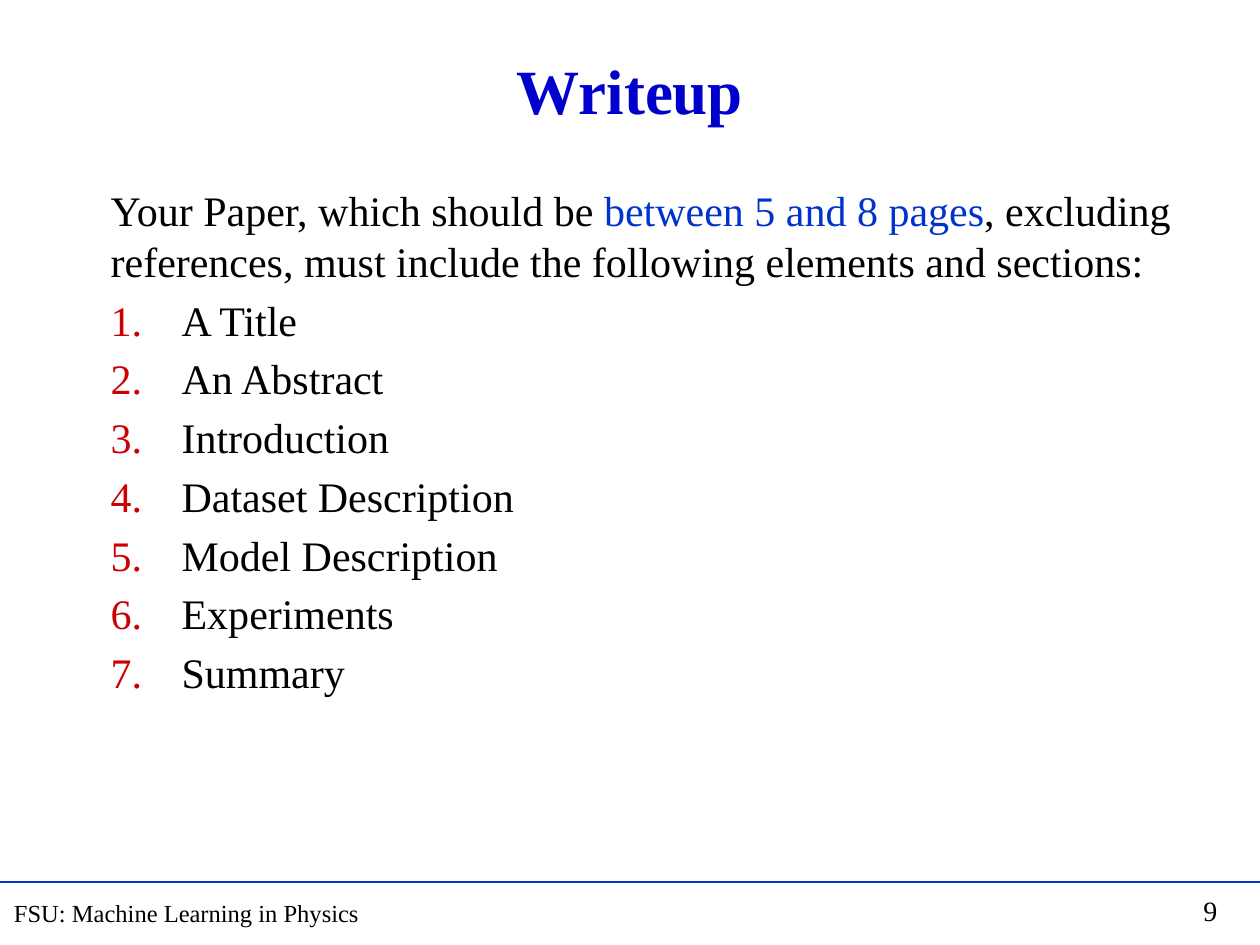
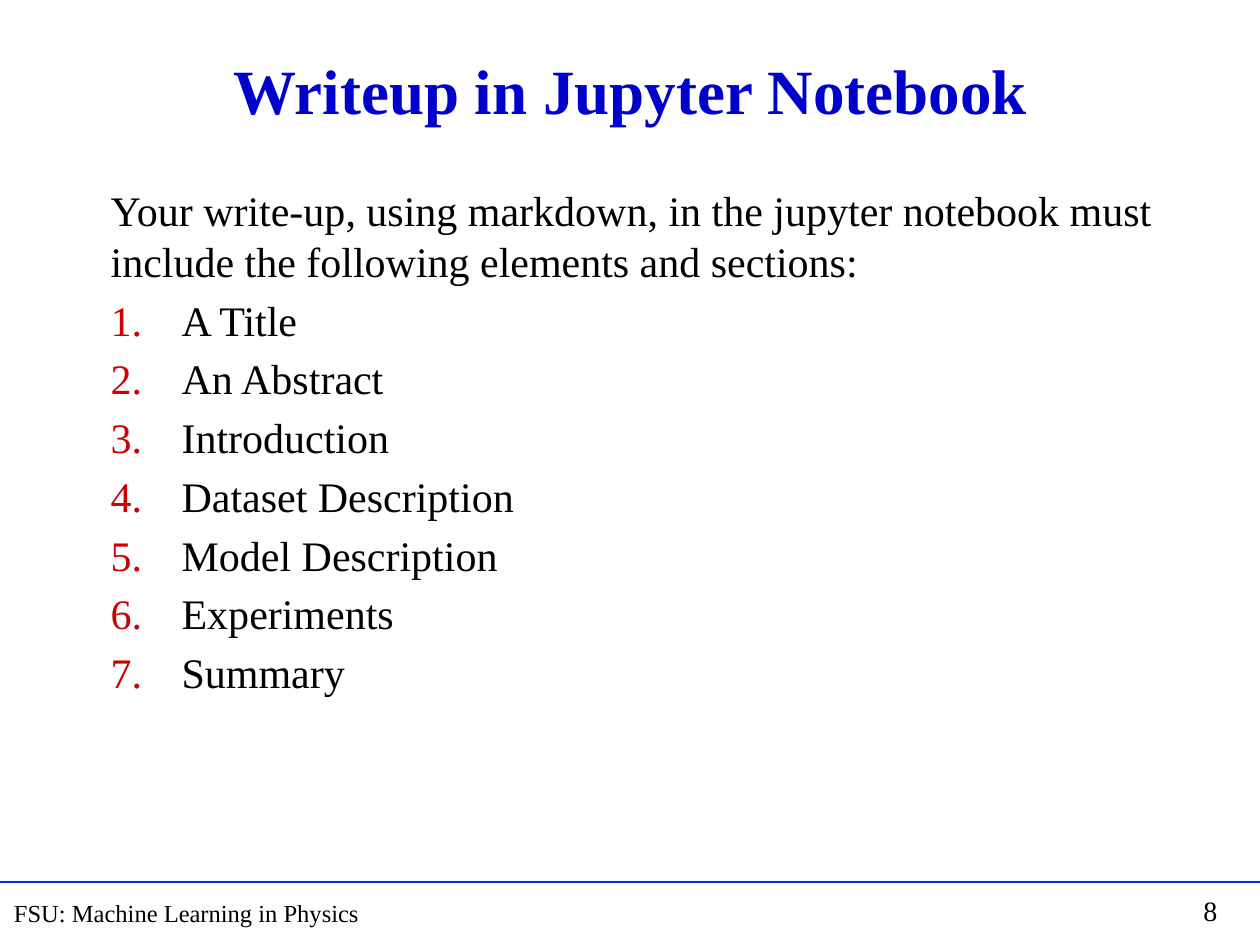
Before and after one commit to hbprosper/mlinphysics, a slide deck: slide 8 of Lectures/Projects/Projects.pptx (slide 9 before the commit). Drawn at 1260x945 pixels with LibreOffice and Linux fonts; fonts in the diff are those of the drawing. Boxes give left, top, right and bottom in pixels: in the first picture for what was removed or moved away, otherwise in the second. Text is boxed around its words. In the diff, an @@ line names an element or a change of style, - is before the commit and + after.

Commit message:
add dataset download code to notebooks

```diff
--- a/Lectures/Projects/Projects.pptx
+++ b/Lectures/Projects/Projects.pptx
@@ title at (233,70,1027,126): text changed @@
-Writeup
+Writeup in Jupyter Notebook
@@ text at (111,197,1152,286): text changed @@
-Your Paper, which should be between 5 and 8 pages, excluding references, must include the following elements and sections:
+Your write-up, using markdown, in the jupyter notebook must include the following elements and sections:
@@ page number at (1203,902,1217,922): text changed @@
-9
+8
```
Also in this commit, not shown: 4 other slides changed, 1 slide added, 1 slide removed, 6 other files.
